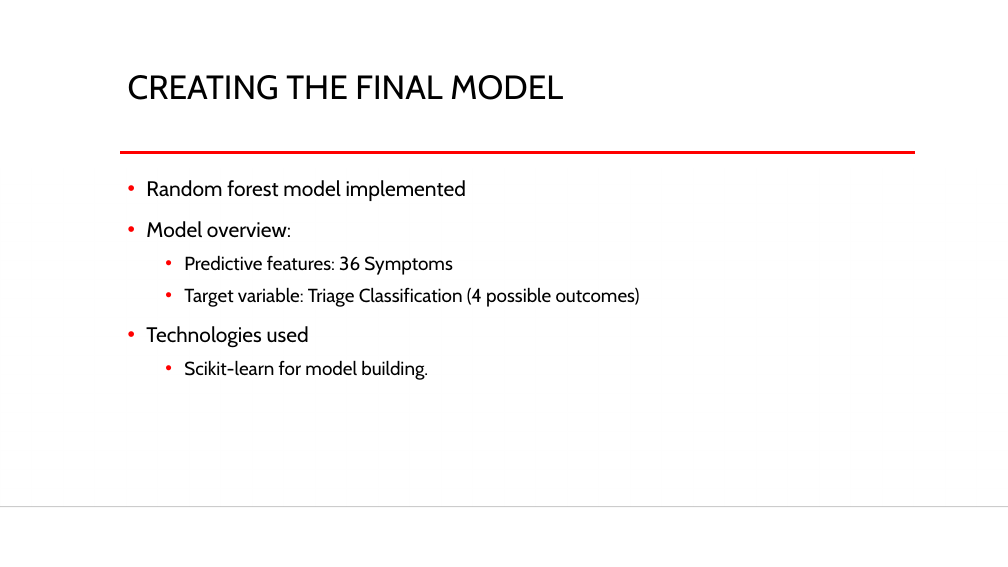
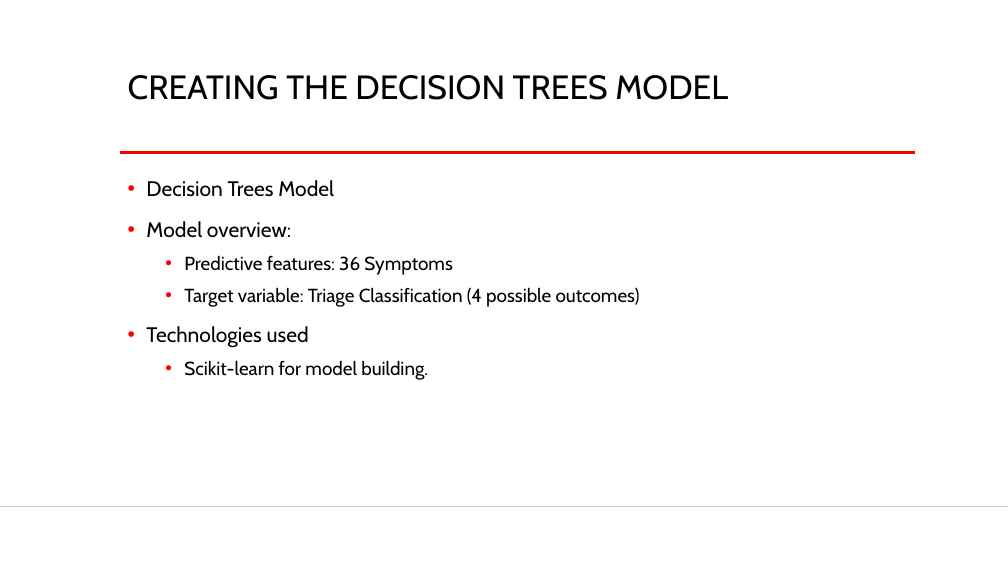
Before and after one commit to PaulButler8/springboard, a slide deck: slide 10 of Capstone 2/Capstone 2 Presentation.pptx (slide 8 before the commit). Drawn at 1008x567 pixels with LibreOffice and Linux fonts; fonts in the diff are those of the drawing; background and template pictures are left out. Boxes give left, top, right and bottom in pixels: in the first picture for what was removed or moved away, otherwise in the second. Text is boxed around its words. In the diff, an @@ line names an element or a change of style, - is before the commit and + after.

```diff
--- a/Capstone 2/Capstone 2 Presentation.pptx
+++ b/Capstone 2/Capstone 2 Presentation.pptx
@@ title at [128, 75, 728, 100]: text changed @@
-CREATING THE FINAL MODEL
+CREATING THE DECISION TREES MODEL
@@ text at [146, 180, 334, 197]: text changed @@
-• Random forest model implemented
+• Decision Trees Model
```
Also in this commit, not shown: 9 other slides changed, 8 slides added, 1 other file.
